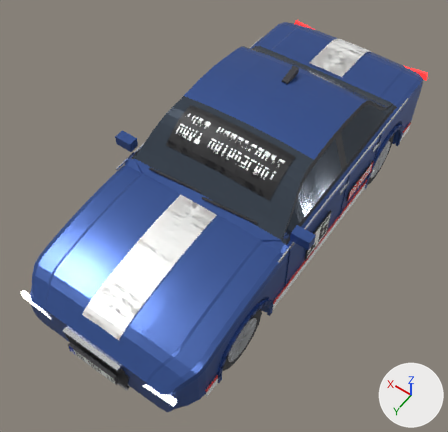
The glTF model assets/cars/quadra/quadra.glb: old version first, new version second.
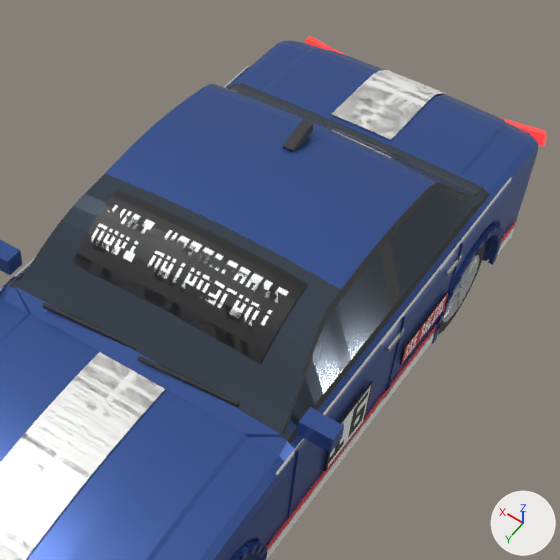
Old and new are each drawn whole from a camera (50 mm lens) standing at (-2.19, 3.44, 5.26) and looking at (-0.02, 0.4, 0.49) and again close up on the part from 28% to 97% of the width and 0% to 72% of the height. Arrows for +X, +Y and +Z are at lower right; the lights stay in place. The older version's two pictures come first. Where no turn or scale is listed for an object, it has been applied to the vertices. Vertices at exactly the same position are counted once.

Before the edit, the objects in view are built like this:
```python
ob_body = bpy.data.objects.new('body', me_body_008)
ob_body.location = (0.0, 0.0, 0.0)
ob_livery = bpy.data.objects.new('livery', me_livery_008)
ob_livery.location = (0.0, 0.0, 0.0)
ob_wheel_rl = bpy.data.objects.new('wheel_RL', me_wheel_rl_008)
ob_wheel_rl.location = (-0.755, -1.32, 0.32)
```
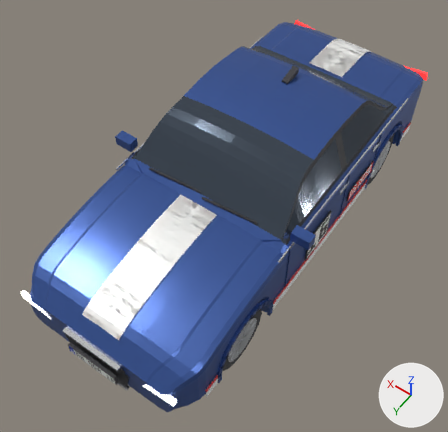
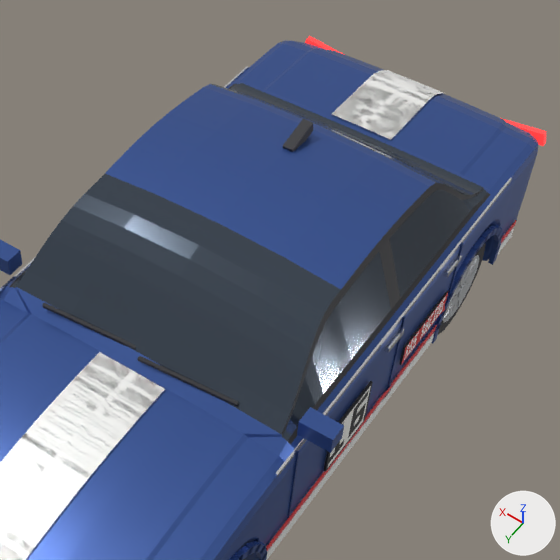
What the commit changed:
me_livery_008 is used by ob_livery; location (0.0, 0.0, 0.0).
me_livery_008 had 3370 vertices, 6668 faces and spanned x -0.93..0.93, y -2.19..2.09, z 0.27..1.43.
me_livery_008 now has 2776 vertices, 5484 faces and spans x -0.93..0.93, y -2.19..2.09, z 0.27..1.04.
me_livery_008 part 1: the loose piece of 594 vertices spanning x -0.57..0.57, y 0.11..0.5, z 1.2..1.43 is deleted.
me_livery_008 no longer uses material mat_quadra_banner (picture img_quadra_banner).

Location of each change, [x1, y1, x2, y2] in pixels of the close-ups (560 x 560 px):
part 1 of me_livery_008, deleted: before [73, 190, 308, 363]
